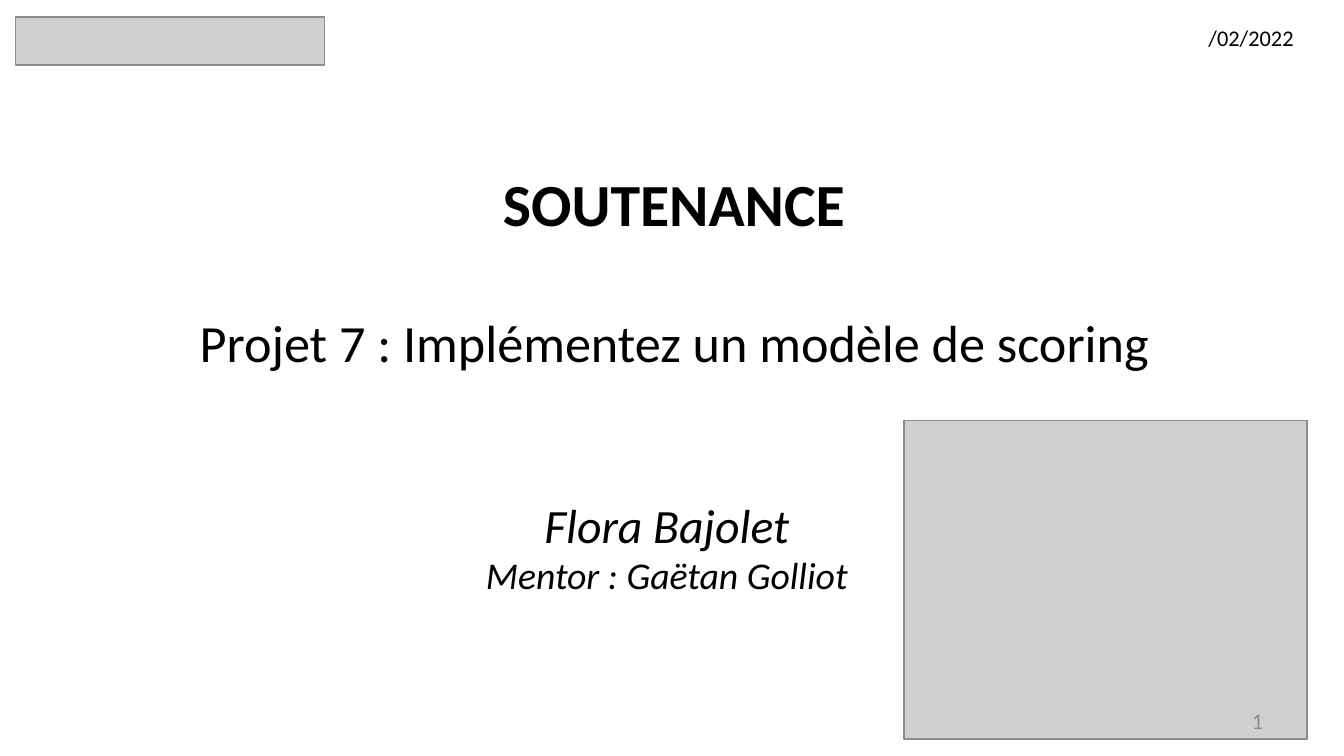
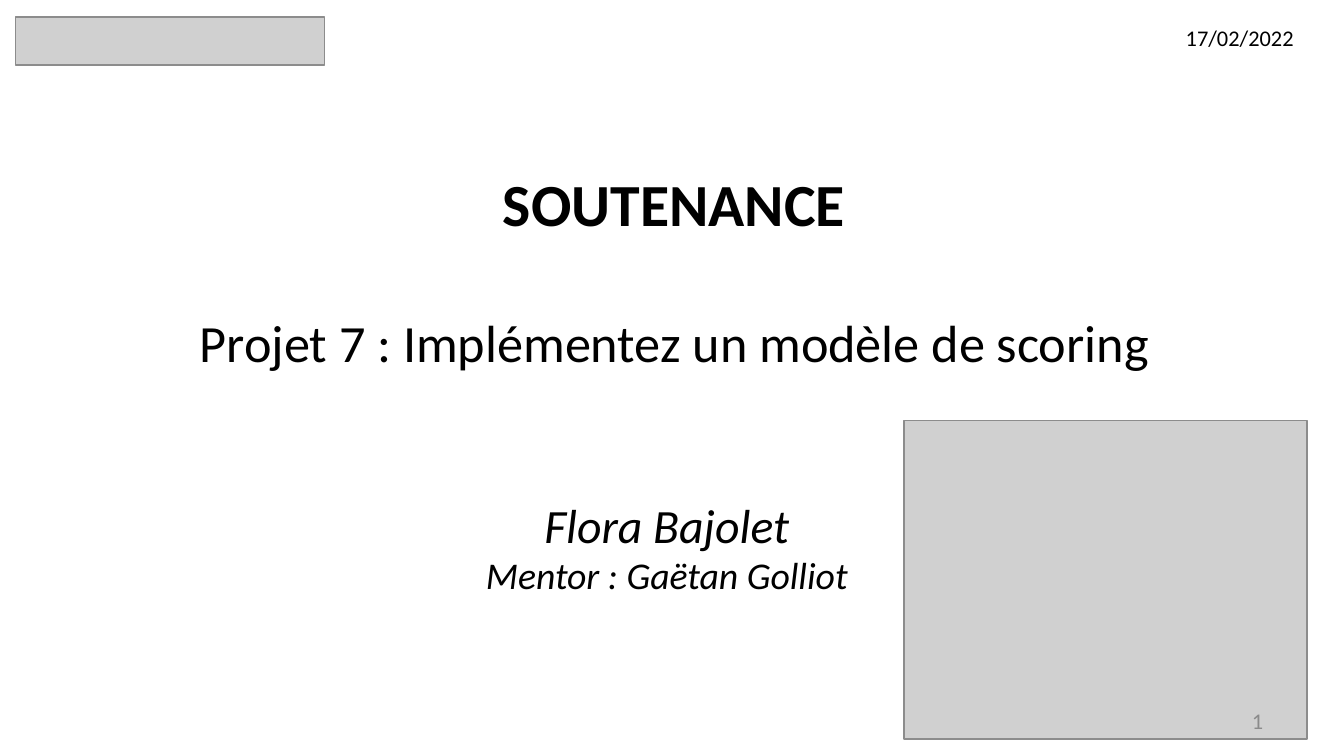
Before and after one commit to florabajolet/OCR7_scoring, a slide deck: slide 1 of P7_presentation.pptx. Drawn at 1344x756 pixels with LibreOffice and Linux fonts; fonts in the diff are those of the drawing; grey boxes stand for pictures. Boxes give left, top, right and bottom in pixels: in the first picture for what was removed or moved away, otherwise in the second. Text is boxed around its words. In the diff, an @@ line names an element or a change of style, - is before the commit and + after.

```diff
--- a/P7_presentation.pptx
+++ b/P7_presentation.pptx
@@ text at box(1186, 30, 1294, 47): text changed @@
-/02/2022
+17/02/2022
```
Also in this commit, not shown: 20 other slides changed, 3 slides added, 19 other files.
